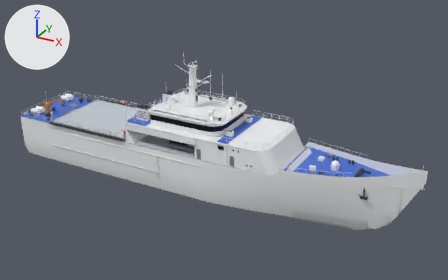
The glTF model public/models/brp-gabriela-silang.glb as it was, and as the next commit left it.
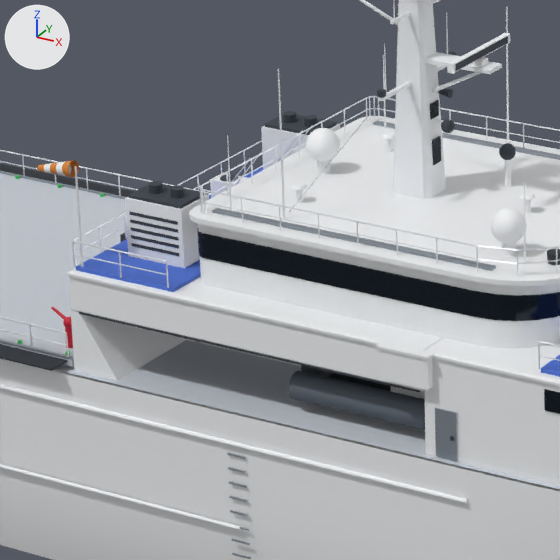
There are two pictures of each version: one whole from a camera (50 mm lens) standing at (56.9, -96.1, 56.3) and looking at (3.7, 0.6, 7.9), one close up on the part from 25% to 49% of the width and 25% to 64% of the height. Arrows for +X, +Y and +Z are at upper left; the lights stay in place. The last two pictures show the newer version. Vertices at exactly the same position are counted once.

The scene before the commit, as lines of its bpy script (objects in view):
```python
ob_fittings = bpy.data.objects.new('Fittings', me_fittings)
ob_fittings.location = (0.0, 0.0, 0.0)
ob_mast = bpy.data.objects.new('Mast', me_mast)
ob_mast.location = (0.0, 0.0, 0.0)
ob_rhibstarboard = bpy.data.objects.new('RhibStarboard', me_rhibstarboard)
ob_rhibstarboard.location = (0.0, 0.0, 0.0)
# also in view: 'MainDeck' at (0.1, 0.0, 7.2); 'BridgeWindows' at (-1.2, 0.0, 12.8); 'Bridge' at (-1.2, 0.0, 12.5); 'Hull' at (0.1, 0.0, 3.6); 'SternDetails' at (-27.7, 0.0, 10.7)
```
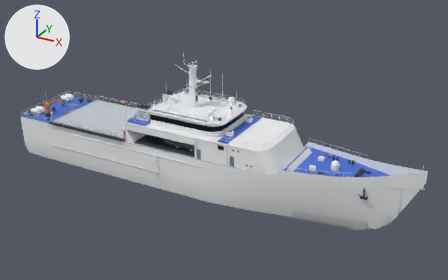
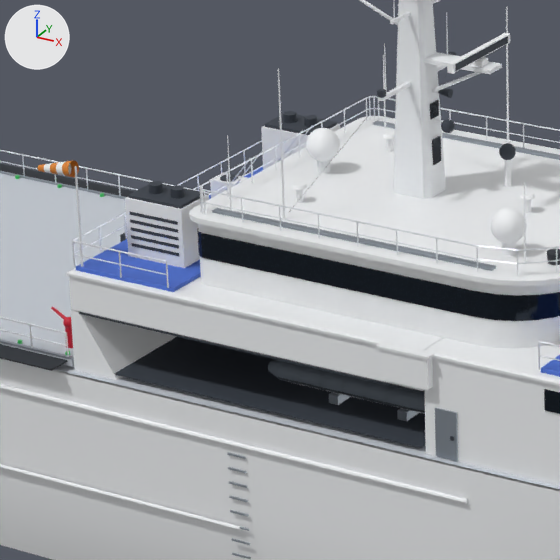
What changed in the scene script:
```text
Change me_fittings:
    used by ob_fittings; location = (0.0, 0.0, 0.0)
    remove me_fittings.from_pydata(...)  # 1498 vertices, 2776 faces; spans x -41.8..41.5, y -8.0..8.0, z 7.0..19.8
    add me_fittings.from_pydata(...)  # 1514 vertices, 2800 faces; spans x -41.8..41.5, y -8.0..8.0, z 7.0..19.8
    me_fittings part 1: a new loose piece, a box spanning x -13.3..1.8, y -7.55..-3.12, z 7.32..7.36, in mat_dark (greyish blue #353c46)
    other edits to the shape of me_fittings do not show in these pictures
Change me_rhibstarboard:
    used by ob_rhibstarboard; location = (0.0, 0.0, 0.0)
    remove me_rhibstarboard.from_pydata(...)  # 200 vertices, 364 faces; spans x -4.55..5.04, y -7.0..-3.12, z 7.0..9.59
    add me_rhibstarboard.from_pydata(...)  # 1267 vertices, 1671 faces; spans x -5.31..5.25, y -6.94..-3.12, z 7.0..9.59
    me_rhibstarboard part 2: a new loose piece, a box spanning x -3.2..-2.8, y -5.9..-4.5, z 7.0..7.72, in mat_steel (grey #9aa3ad)
    me_rhibstarboard part 3: a new loose piece, a box spanning x -0.2..0.2, y -5.9..-4.5, z 7.0..7.72, in mat_steel (grey #9aa3ad)
    me_rhibstarboard part 4: the loose piece of 8 vertices spanning x -4.35..3.55, y -6.4..-4.0, z 7.55..8.0 is rebuilt with 147 vertices and now spans x -4.75..4.75, y -6.4..-4.0, z 7.62..8.65, in mat_white (white #f2f4f6)
    me_rhibstarboard part 5: the loose piece of 8 vertices spanning x -4.55..-3.75, y -5.65..-4.75, z 8.0..8.9 is deleted
    me_rhibstarboard part 6: 136 vertices removed from x -4.25..5.04, y -7.0..-3.4, z 7.55..9.0; 860 vertices added at x -5.31..5.25, y -6.94..-3.46, z 8.11..9.45
    other edits to the shape of me_rhibstarboard do not show in these pictures
    add me_rhibstarboard.materials.append(mat_glass)  # dark blue #17212c
    add me_rhibstarboard.materials.append(mat_steel)  # grey #9aa3ad
    add me_rhibstarboard.materials.append(mat_radar)  # white #f4f6f8
    add me_rhibstarboard.materials.append(mat_lamp)  # pale yellow #fff6d8
    add me_rhibstarboard.materials.append(mat_mast)  # white #eef1f4
    add me_rhibstarboard.materials.append(mat_orange)  # orange #d9822b
    add me_rhibstarboard.materials.append(mat_dark)  # greyish blue #353c46
```

Boxes (x1, y1, x2, y2) around the edits, measured in the close-ups (560 x 560 px):
'Fittings', reshaped
    before: (0, 7, 560, 414)
    after: (0, 7, 560, 448)
'RhibStarboard', reshaped
    before: (288, 365, 425, 430)
    after: (268, 360, 425, 421)
part 1 of me_fittings, added
    after: (114, 337, 425, 448)
part 2 of me_rhibstarboard, added
    after: (329, 392, 350, 405)
part 3 of me_rhibstarboard, added
    after: (397, 408, 419, 421)
part 4 of me_rhibstarboard, rebuilt (mostly hidden afterwards)
    before: (328, 373, 391, 391)
    after: (295, 383, 425, 414)
part 5 of me_rhibstarboard, deleted (mostly hidden)
    before: (301, 365, 333, 377)
part 6 of me_rhibstarboard, reshaped
    before: (288, 370, 425, 430)
    after: (268, 360, 425, 413)
'MainDeck', unchanged, covered by the edit
    before: (55, 340, 560, 489)
    after: (55, 365, 560, 489)
